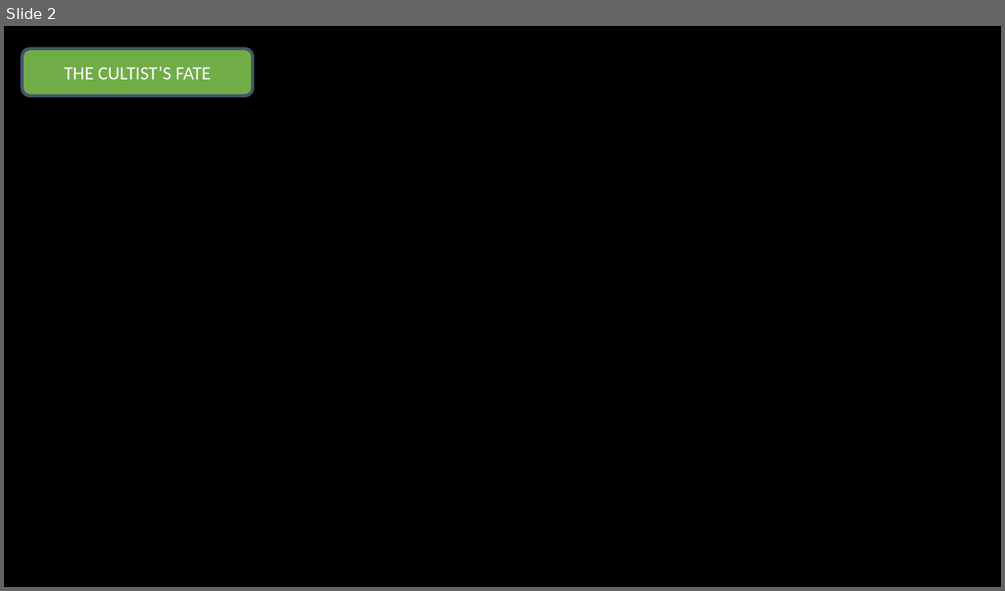
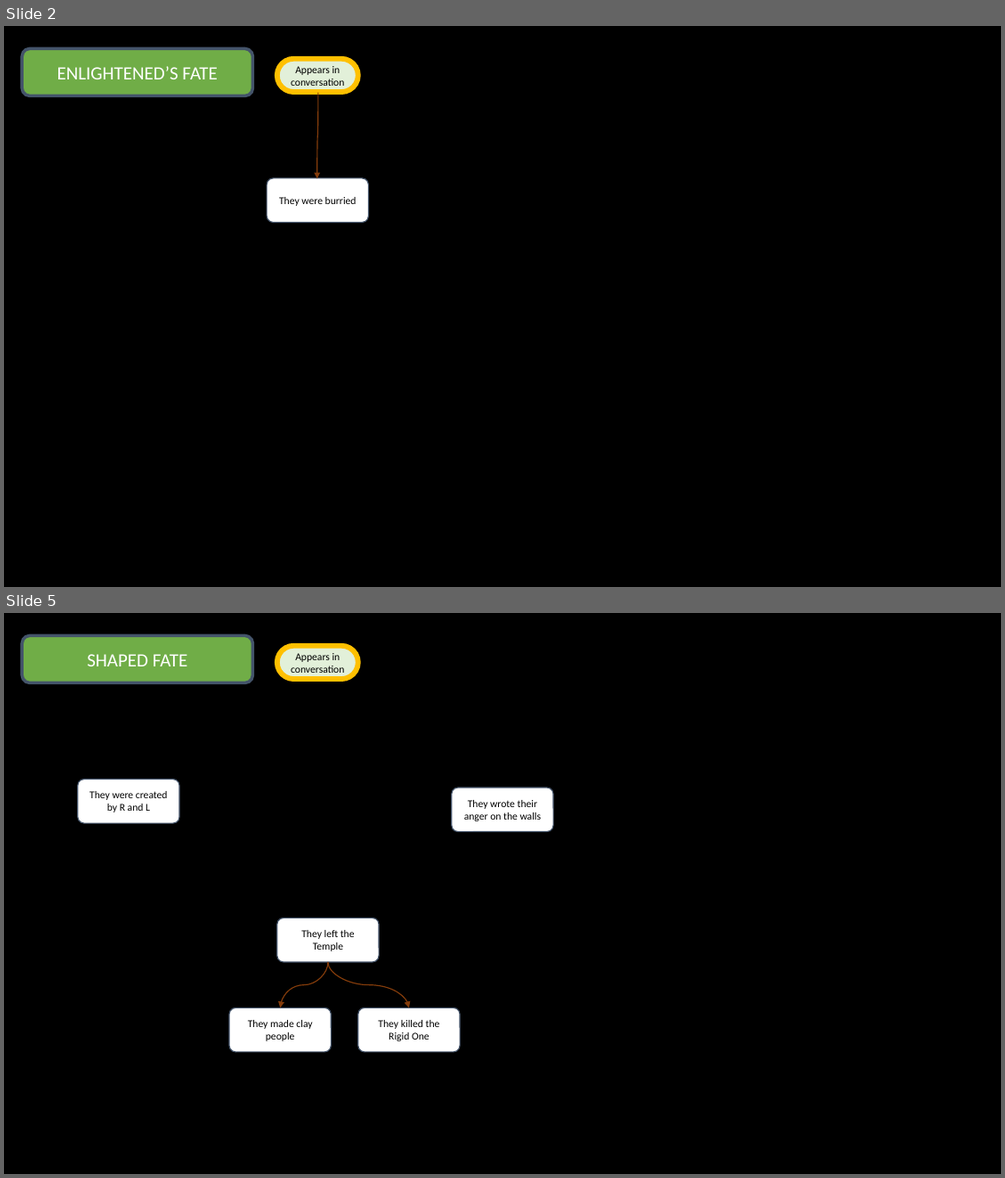
Before and after one commit to Tchetchouille/ijo-musi, a slide deck: Design Documents/Narration/Narrative Map.pptx. Shown one above the other, each under a label of ours: slide 2 before the commit, slides 2 and 5 after it; the slides between them are not shown. The pictures are 1005x591 and 1005x1178 pixels, drawn with LibreOffice and Linux fonts; fonts in the diff are those of the drawing. Boxes give left, top, right and bottom in pixels: in the first picture for what was removed or moved away, otherwise in the second. Text is boxed around its words. In the diff, an @@ line names an element or a change of style, - is before the commit and + after.

```diff
--- a/Design Documents/Narration/Narrative Map.pptx
+++ b/Design Documents/Narration/Narrative Map.pptx
@@ slide 5 added at [4, 613, 1001, 1174], background #000000 @@
@@ rounded rectangle added at [22, 635, 253, 682], fill #70AD47, outline #44546A 3 pt, 18 pt, text #FFFFFF @@
+SHAPED FATE
@@ rounded rectangle added at [277, 646, 357, 679], fill #E2F0D9, outline #FFC000 5 pt, 10 pt, text #000000 @@
+Appears in conversation
@@ rounded rectangle added at [78, 779, 179, 823], fill #FFFFFF, outline #44546A 1 pt, 10 pt, text #000000 @@
+They were created by R and L
@@ rounded rectangle added at [452, 787, 554, 831], fill #FFFFFF, outline #44546A 1 pt, 10 pt, text #000000 @@
+They wrote their anger on the walls
@@ rounded rectangle added at [277, 918, 379, 962], fill #FFFFFF, outline #44546A 1 pt, 10 pt, text #000000 @@
+They left the Temple
@@ curved arrow added from (328, 962) to (280, 1008), #FFC000 1 pt @@
@@ curved arrow added from (328, 962) to (409, 1008), #FFC000 1 pt @@
@@ rounded rectangle added at [229, 1008, 331, 1052], fill #FFFFFF, outline #44546A 1 pt, 10 pt, text #000000 @@
+They made clay people
@@ rounded rectangle added at [358, 1008, 461, 1052], fill #FFFFFF, outline #44546A 1 pt, 10 pt, text #000000 @@
+They killed the Rigid One
@@ slide 2 changed as well @@
@@ text in rounded rectangle at [57, 66, 217, 79]: text changed @@
-THE CULTIST’S FATE
+ENLIGHTENED’S FATE
@@ rounded rectangle added at [277, 59, 357, 92], fill #E2F0D9, outline #FFC000 5 pt, 10 pt, text #000000 @@
+Appears in conversation
@@ curved arrow added from (318, 93) to (317, 178), #FFC000 1 pt @@
@@ rounded rectangle added at [267, 178, 368, 222], fill #FFFFFF, outline #44546A 1 pt, 10 pt, text #000000 @@
+They were burried
```
Also in this commit, not shown: 3 other slides changed, 2 other slides added, 7 other files.
